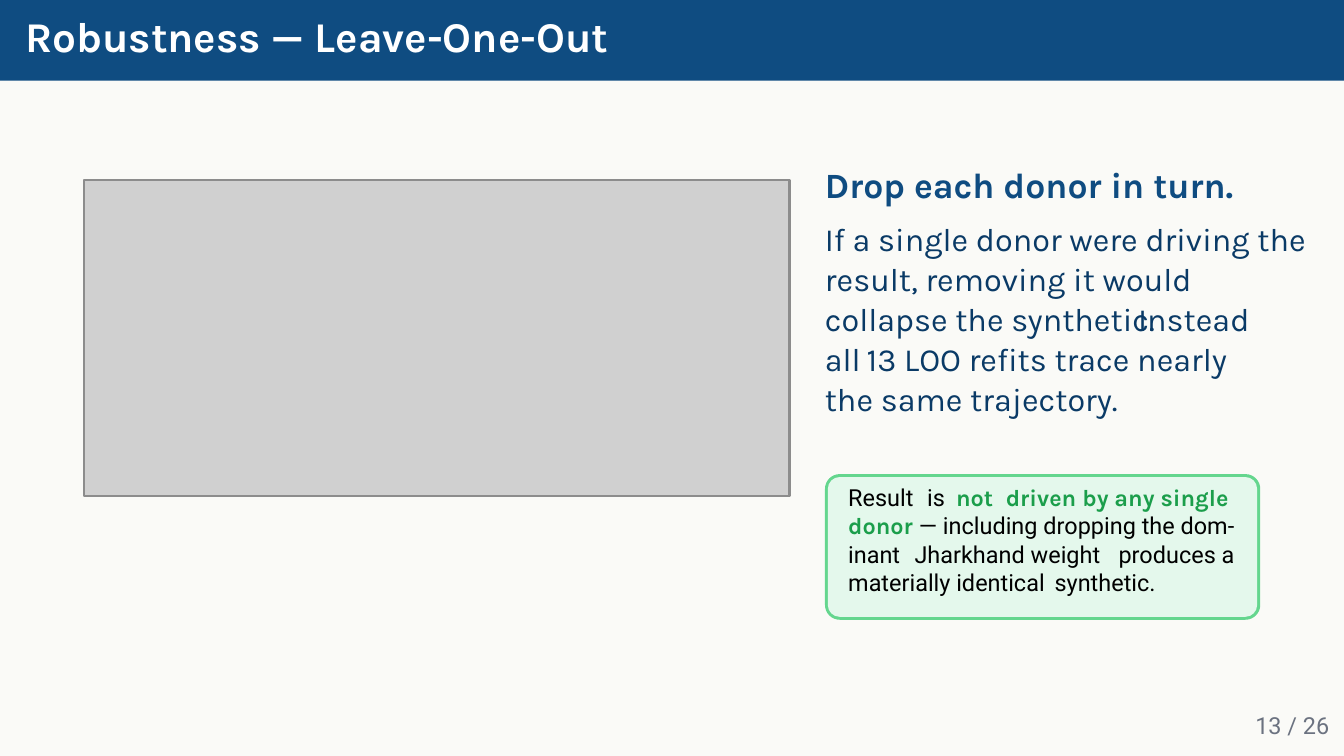
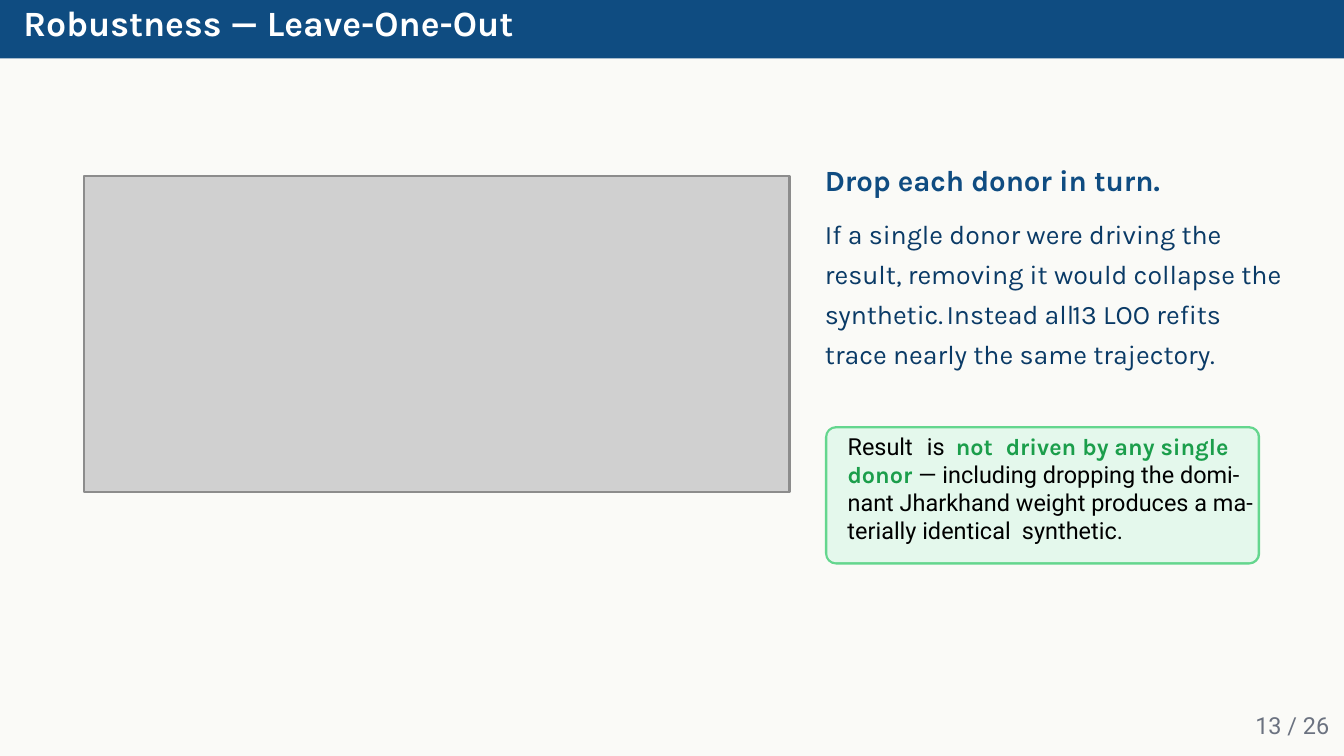
Before and after one commit to amsorrytola/scm-policy-india-, a slide deck: slide 13 of presentation/slides.pptx. Drawn at 1344x756 pixels with LibreOffice and Linux fonts; fonts in the diff are those of the drawing; grey boxes stand for pictures. Boxes give left, top, right and bottom in pixels: in the first picture for what was removed or moved away, otherwise in the second. Text is boxed around its words. In the diff, an @@ line names an element or a change of style, - is before the commit and + after.

```diff
--- a/presentation/slides.pptx
+++ b/presentation/slides.pptx
@@ freeform shape: place and size @@
-freeform shape at (0,0,1344,81)
+freeform shape at (0,0,1344,58)
@@ text "Robustness — Leave-One-Out": place and size @@
-text "Robustness — Leave-One-Out" at (25,23,609,53)
+text "Robustness — Leave-One-Out" at (23,11,514,37)
@@ text "Robustness — Leave-One-Out" at (23,11,514,37): size 14.3 to 12 pt @@
@@ picture: place and size @@
-picture at (83,179,789,495)
+picture at (83,175,789,491)
@@ text "Drop each donor in turn." at (825,170,1160,198): size 12 to 9.9 pt @@
@@ text "If a single donor were ..." at (825,225,1222,251): size 10.9 to 9 pt @@
@@ text at (825,265,1281,291): text changed; size 10.9 to 9 pt @@
-result, removing it would
+result, removing it would collapse the
@@ text at (825,305,943,331): text changed; size 10.9 to 9 pt @@
-collapse the synthetic.
+synthetic.
@@ text at (947,305,1039,325): text changed; size 10.9 to 9 pt @@
-Instead
+Instead all
@@ text at (1103,305,1220,325): text changed; size 10.9 to 9 pt @@
-13 LOO refits trace nearly
+13 LOO refits
@@ text at (825,345,1215,371): text changed; size 10.9 to 9 pt @@
-the same trajectory.
+trace nearly the same trajectory.
@@ text removed at (825,349,861,372) @@
-all
@@ freeform shape: place and size @@
-freeform shape at (826,474,1261,619)
+freeform shape at (826,427,1261,565)
@@ freeform shape: place and size @@
-freeform shape at (828,478,1257,619)
+freeform shape at (828,429,1259,563)
@@ 4 texts: place and size @@
-4 texts at (848,488,1229,512)
+4 texts at (848,437,1229,461)
@@ text at (848,465,1239,488): text changed @@
-donor — including dropping the dom-
+donor — including dropping the domi-
@@ text at (848,493,1253,516): text changed @@
-Jharkhand weight
+nant Jharkhand weight produces a ma-
@@ text at (847,521,1010,544): text changed @@
-materially identical
+terially identical
@@ text "synthetic.": place and size @@
-text "synthetic." at (1055,573,1156,596)
+text "synthetic." at (1022,521,1123,544)
@@ text removed at (848,546,900,564) @@
-inant
@@ text removed at (1119,545,1235,568) @@
-produces a
```
Also in this commit, not shown: 25 other slides changed, 2 other files.
